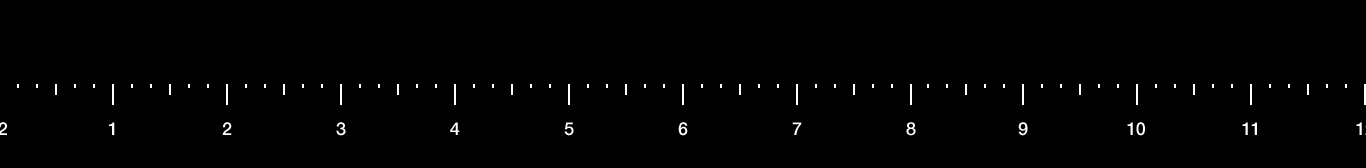
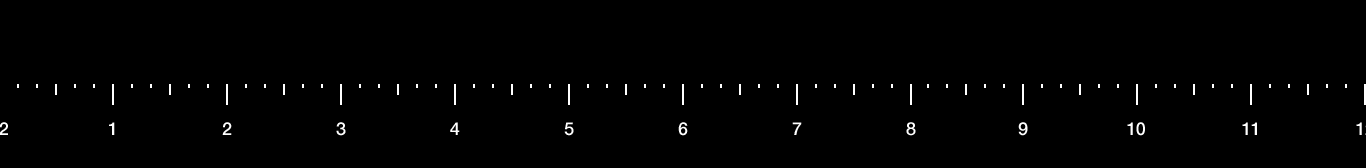
Two versions of the same layered image (1366 × 168). Layer-by-layer changes:
painted on "Layer 1" over [0, 122, 8, 135]
